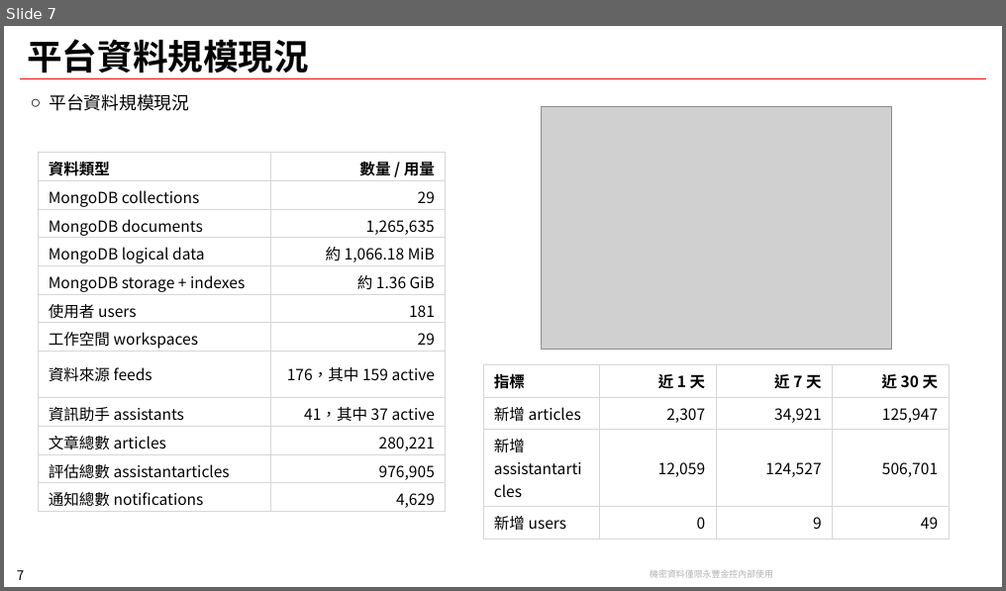
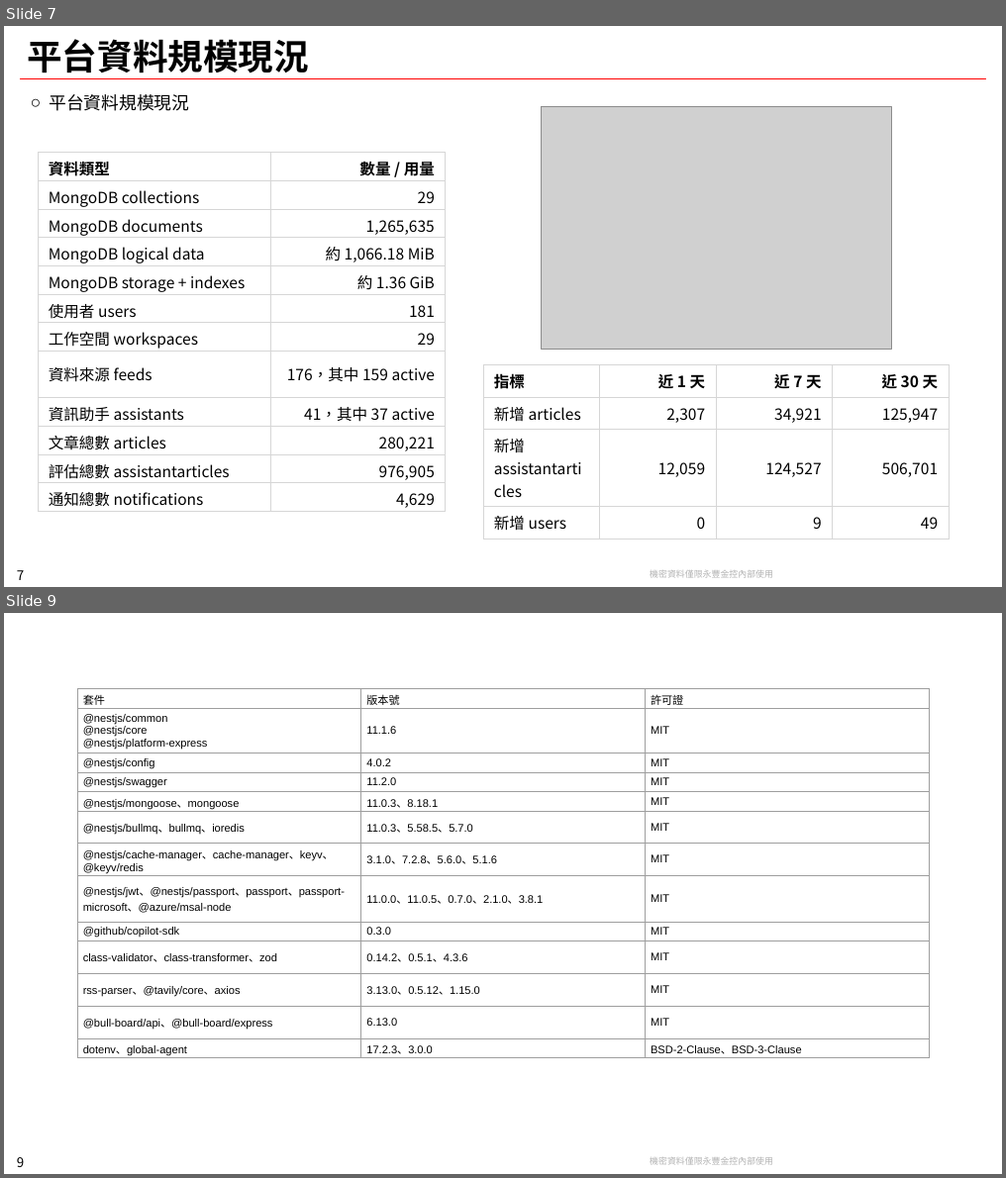
Before and after one commit to chunkai1312/temp, a slide deck: infogather.pptx. Shown one above the other, each under a label of ours: slide 7 before the commit, slides 7 and 9 after it; the slides between them are not shown. The pictures are 1006x591 and 1006x1178 pixels, drawn with LibreOffice and Linux fonts; fonts in the diff are those of the drawing; grey boxes stand for pictures; background and template pictures are left out. Boxes give left, top, right and bottom in pixels: in the first picture for what was removed or moved away, otherwise in the second. Text is boxed around its words. In the diff, an @@ line names an element or a change of style, - is before the commit and + after.

```diff
--- a/infogather.pptx
+++ b/infogather.pptx
@@ slide 9 added at (4,613,1002,1174), background #FFFFFF; not listed: 2 template elements that a slide beside it also shows @@
@@ table added at (77,689,928,1060), 13 rows, 3 columns @@
+套件 | 版本號 | 許可證
+@nestjs/common / @nestjs/core / @nestjs/platform-express | 11.1.6 | MIT
+@nestjs/config | 4.0.2 | MIT
+@nestjs/swagger | 11.2.0 | MIT
+@nestjs/mongoose、mongoose | 11.0.3、8.18.1 | MIT
+@nestjs/bullmq、bullmq、ioredis | 11.0.3、5.58.5、5.7.0 | MIT
+@nestjs/cache-manager、cache-manager、keyv、@keyv/redis | 3.1.0、7.2.8、5.6.0、5.1.6 | MIT
+@nestjs/jwt、@nestjs/passport、passport、passport-microsoft、@azure/msal-node | 11.0.0、11.0.5、0.7.0、2.1.0、3.8.1 | MIT
+@github/copilot-sdk | 0.3.0 | MIT
+class-validator、class-transformer、zod | 0.14.2、0.5.1、4.3.6 | MIT
+rss-parser、@tavily/core、axios | 3.13.0、0.5.12、1.15.0 | MIT
+@bull-board/api、@bull-board/express | 6.13.0 | MIT
+dotenv、global-agent | 17.2.3、3.0.0 | BSD-2-Clause、BSD-3-Clause
```
Also in this commit, not shown: 1 other slide added.
